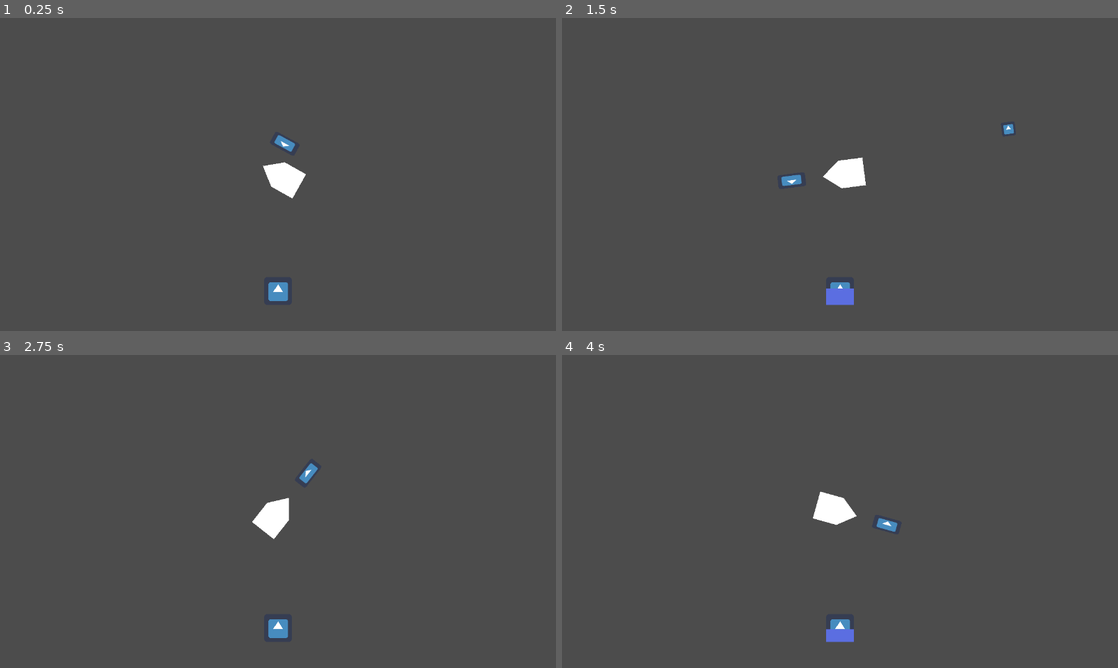
Above: before the commit, frames 1-4 (two rows, left to right).
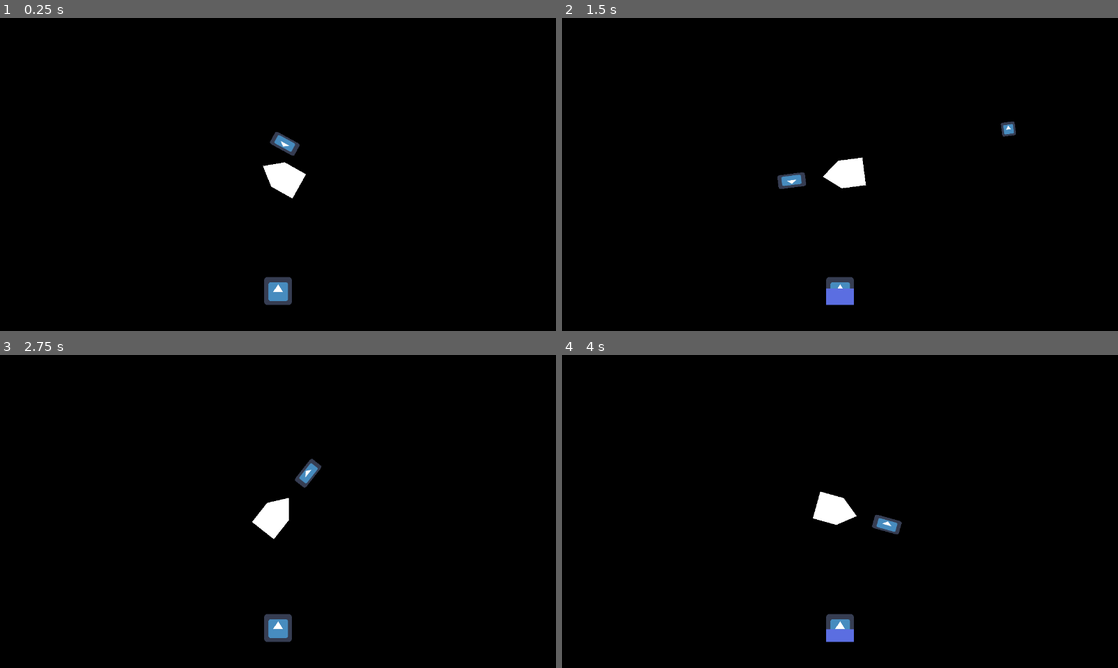
Above: after the commit, the same moments.

Repository: Insta-x/dice-core
Game: Godot game, scene res://Src/Game.tscn
The game is run twice, just before and just after one commit, with the same random seed, the same clock (stepped at 60 frames per second) and the same inputs. The engine's default icon, where the game draws it, is replaced by a stand-in: a white triangle on a blue panel in a dark square.
Inputs (mouse positions are in pixels of both pictures, inside the frame that each line leads up to):
- Up to frame 1 (0.25 s): no input
- Up to frame 2 (1.5 s): move the mouse to (962, 158) at 0.52 s; hold D (move_right) 0.53-1.28 s; click (962, 158) at 0.6 s; move the mouse to (728, 190) at 1.27 s; hold S (move_down) from 1.28 s (still down); click (728, 190) at 1.35 s
- Up to frame 3 (2.75 s): move the mouse to (333, 442) at 2.02 s; release S (move_down) at 2.03 s; hold D (move_right) from 2.03 s (still down); click (333, 442) at 2.1 s
- Up to frame 4 (4 s): tap Enter at 2.75 s; move the mouse to (812, 574) at 2.77 s; release D (move_right) at 2.78 s; hold W (move_up) 2.78-3.53 s; click (812, 574) at 2.85 s; move the mouse to (1006, 558) at 3.52 s; hold A (move_left) from 3.53 s (still down); click (1006, 558) at 3.6 s

The runs differ from the first frame. In frame 1, 99% of the frame differs, in the area x 0-100%, y 0-100%; in frame 2, 99%; in frame 3, 99%; in frame 4, 99%.

Commit message:
DiceCore rework

Diff:
--- a/Src/Components/DiceCore.gd
+++ b/Src/Components/DiceCore.gd
@@ -10,7 +10,14 @@
 var current_number := init_number
 
 
-func _next() -> int:
-	var new_number = current_number * 3
-	current_number = limiter.limit(new_number)
-	return current_number
+func get_number() -> int:
+	return limiter.limit(current_number)
+
+
+func next() -> void:
+	current_number = _formula(current_number) % limiter.modulo
+
+
+# Override for different DiceCore
+func _formula(number: int) -> int:
+	return number + 1
--- a/Src/Components/Limiter.gd
+++ b/Src/Components/Limiter.gd
@@ -3,8 +3,12 @@
 class_name Limiter
 
 
-export (int) var modulo := 7
+# Just change these, no need to extend except special case
+export (int) var upper_limit := 6
+export (int) var lower_limit := 0
+
+var modulo := upper_limit - lower_limit + 1
 
 
 func limit(number: int) -> int:
-	return number % modulo
+	return number % (modulo) + lower_limit
--- /dev/null
+++ b/Src/Enemy/TestEnemy.gd
@@ -0,0 +1 @@
+extends KinematicBody2D
--- /dev/null
+++ b/Src/Enemy/TestEnemy.tscn
@@ -0,0 +1,24 @@
+[gd_scene load_steps=5 format=2]
+
+[ext_resource path="res://Src/GUI/EnemyGUI.tscn" type="PackedScene" id=1]
+[ext_resource path="res://Src/Enemy/TestEnemy.gd" type="Script" id=2]
+[ext_resource path="res://Src/Components/Limiter.gd" type="Script" id=3]
+[ext_resource path="res://Src/Enemy/TestEnemyDiceCore.gd" type="Script" id=4]
+
+[node name="TestEnemy" type="KinematicBody2D"]
+script = ExtResource( 2 )
+
+[node name="Polygon2D" type="Polygon2D" parent="."]
+color = Color( 1, 0, 0, 1 )
+polygon = PoolVector2Array( 24, 0, 0, -24, -24, 0, 0, 24 )
+
+[node name="CollisionPolygon2D" type="CollisionPolygon2D" parent="."]
+polygon = PoolVector2Array( 24, 0, 0, -24, -24, 0, 0, 24 )
+
+[node name="EnemyGUI" parent="." instance=ExtResource( 1 )]
+
+[node name="DiceCore" type="Node" parent="."]
+script = ExtResource( 4 )
+
+[node name="Limiter" type="Node" parent="."]
+script = ExtResource( 3 )
--- /dev/null
+++ b/Src/Enemy/TestEnemyDiceCore.gd
@@ -0,0 +1 @@
+extends DiceCore
--- /dev/null
+++ b/Src/GUI/EnemyGUI.tscn
@@ -0,0 +1,26 @@
+[gd_scene load_steps=2 format=2]
+
+[ext_resource path="res://Assets/GUI/Health.png" type="Texture" id=1]
+
+[node name="EnemyGUI" type="Control"]
+
+[node name="Health" type="TextureRect" parent="."]
+anchor_left = 0.5
+anchor_top = 0.5
+anchor_right = 0.5
+anchor_bottom = 0.5
+margin_left = -8.0
+margin_top = -8.0
+margin_right = 8.0
+margin_bottom = 8.0
+texture = ExtResource( 1 )
+
+[node name="DiceCore" type="TextureRect" parent="."]
+anchor_left = 0.5
+anchor_top = 0.5
+anchor_right = 0.5
+anchor_bottom = 0.5
+margin_left = -20.0
+margin_top = -20.0
+margin_right = 20.0
+margin_bottom = 20.0
--- a/Src/Player/PlayerGun.gd
+++ b/Src/Player/PlayerGun.gd
@@ -13,8 +13,8 @@
 		return
 
 	var bullet : Bullet = bullet_scn.instance()
-	bullet.roll = dice_core.current_number
-	dice_core._next()
+	bullet.roll = dice_core.get_number()
+	dice_core.next()
 	# global_position harus setelah add_child ga tau knp
 	bullet.global_rotation = global_rotation
 	owner.get_parent().add_child(bullet)
--- a/project.godot
+++ b/project.godot
@@ -130,4 +130,5 @@
 quality/driver/driver_name="GLES2"
 vram_compression/import_etc=true
 vram_compression/import_etc2=false
+environment/default_clear_color=Color( 0, 0, 0, 1 )
 environment/default_environment="res://default_env.tres"
Binary file added: Assets/GUI/Health.png
Not shown, added: Assets/GUI/Health.png.import
